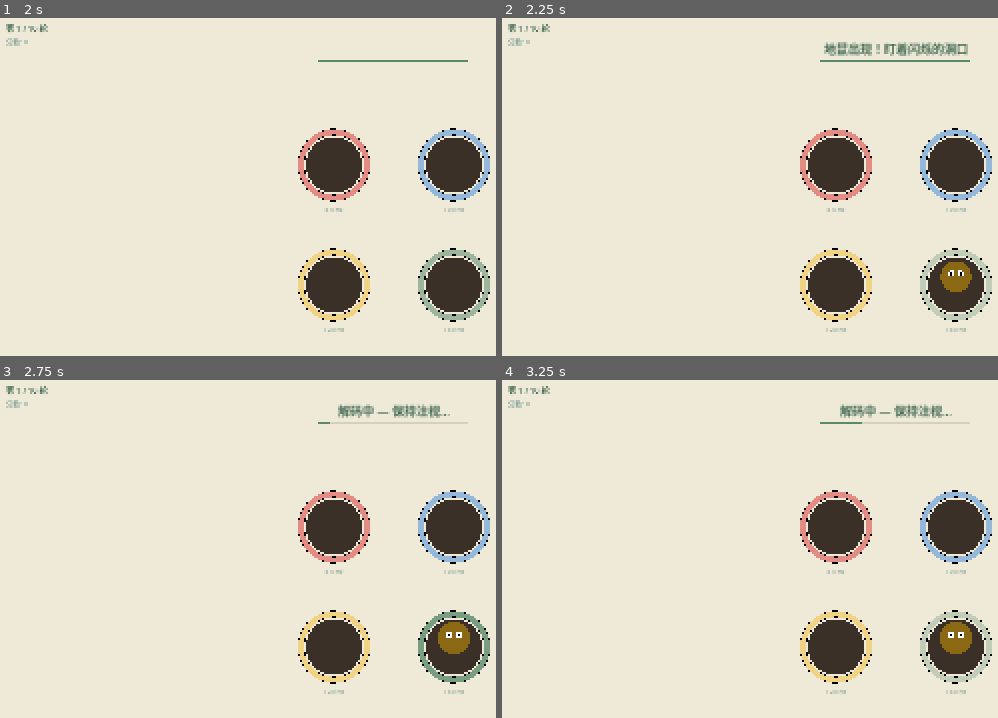
Above: before the commit, frames 1-4 (two rows, left to right).
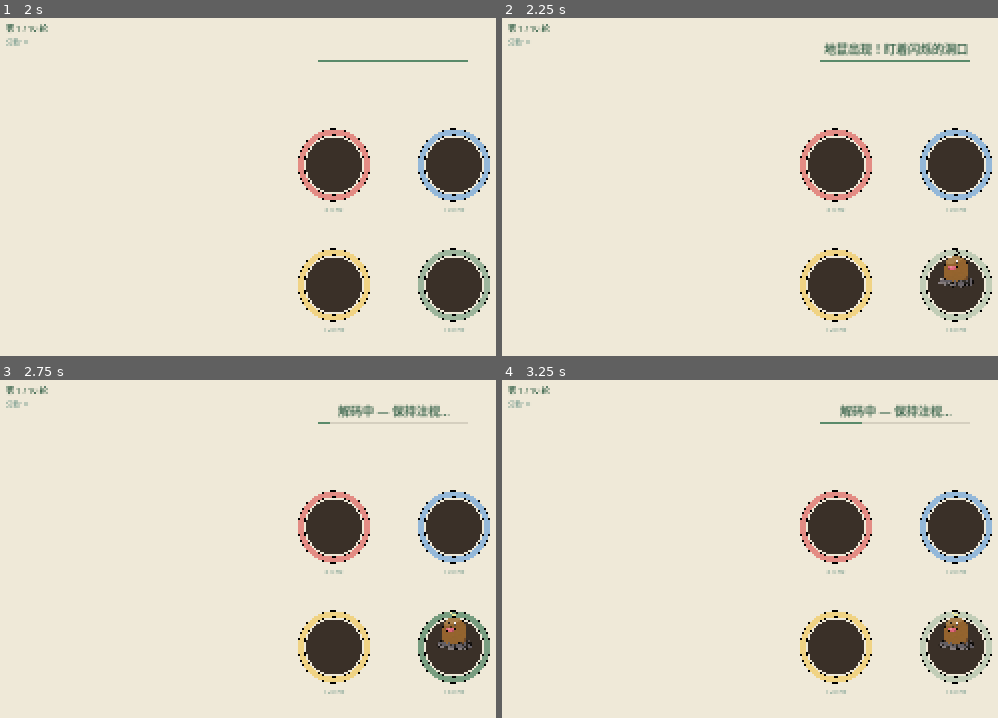
Above: after the commit, the same moments.

Repository: sssd903-tju/MetaBCI_Game
Game: Godot game, scene res://scenes/ssvep/SSVEPGame.tscn
The game is run twice, just before and just after one commit, with the same random seed, the same clock (stepped at 60 frames per second) and the same inputs. This scene is started directly instead of the project's main scene.
Inputs:
- Up to frame 1 (2 s): tap Enter (ui_accept) at 0.5, 0.77, 1.52 s; hold Up (ui_up) 0.53-1.28 s; tap 1 at 0.6 s; hold Down (ui_down) from 1.28 s (still down); tap 2 at 1.35 s
- Up to frame 2 (2.25 s): release Down (ui_down) at 2.03 s; hold Up (ui_up) from 2.03 s (still down); tap 3 at 2.1 s
- Up to frame 3 (2.75 s): keep holding Up (ui_up)
- Up to frame 4 (3.25 s): keep holding Up (ui_up); tap 4 at 2.85 s; tap Enter (ui_accept) at 3.02 s

Frame 1 is identical in both runs. In frame 2, 0.5% of the frame differs, in the area x 87-96%, y 68-82%; in frame 3, 0.6%, in the area x 88-96%, y 68-82%; in frame 4, 0.6%.

Commit message:
feat: 地鼠使用贴图 + 弹出动画 (Y方向缩放)
- 加载 assets/textures/mole.png
- 自动缩放到洞口大小
- 弹出/缩回: Y方向缩放 0→1
- 洞口深色圆覆盖地鼠底部，模拟钻出效果

Diff:
--- a/scripts/paradigms/ssvep/entities/mole_hole.gd
+++ b/scripts/paradigms/ssvep/entities/mole_hole.gd
@@ -1,26 +1,39 @@
 extends Node2D
 class_name MoleHole
-## MoleHole — 单个洞口：闪烁环 + 地鼠 + 洞口
+## MoleHole — 单个洞口：闪烁环 + 贴图地鼠 + 洞口
 
-# SSVEP 闪烁频率 (Hz)
 @export var frequency: float = 10.0
-
-# 闪烁颜色
 @export var flicker_color := Color.WHITE
-
-# 洞口尺寸
 @export var hole_radius := 60.0
 @export var ring_width := 12.0
 
 var mole_visible: bool = false
-var _mole_scale: float = 0.0  # 0=隐藏, 1=完全冒出
+var _mole_scale: float = 0.0
 var _flicker_brightness: float = 0.5
 var _label: Label
+var _mole_sprite: Sprite2D
 
 
 func _ready() -> void:
+	_setup_mole_sprite()
 	_setup_label()
 	queue_redraw()
+
+
+func _setup_mole_sprite() -> void:
+	_mole_sprite = Sprite2D.new()
+	_mole_sprite.name = "MoleSprite"
+	var tex := load("res://assets/textures/mole.png") as Texture2D
+	if tex:
+		_mole_sprite.texture = tex
+		# 缩放适配洞口
+		var target_w := hole_radius * 2.0
+		_mole_sprite.scale = Vector2.ONE * (target_w / maxf(tex.get_width(), 1.0))
+		# 锚点底部居中
+		_mole_sprite.offset = Vector2(0, -tex.get_height() * _mole_sprite.scale.y / 2.0)
+	_mole_sprite.position = Vector2(0, -hole_radius * 0.5)
+	_mole_sprite.visible = false
+	add_child(_mole_sprite)
 
 
 func _setup_label() -> void:
@@ -35,15 +48,17 @@
 
 
 func _process(delta: float) -> void:
-	# 正弦波闪烁
 	var t: float = Time.get_ticks_msec() / 1000.0
 	_flicker_brightness = (sin(t * frequency * TAU) + 1.0) / 2.0
 
-	# 地鼠动画
 	if mole_visible and _mole_scale < 1.0:
 		_mole_scale = minf(1.0, _mole_scale + delta * 4.0)
 	elif not mole_visible and _mole_scale > 0.0:
 		_mole_scale = maxf(0.0, _mole_scale - delta * 6.0)
+
+	# 更新地鼠贴图
+	_mole_sprite.visible = _mole_scale > 0.01
+	_mole_sprite.scale.y = absf(_mole_sprite.scale.x) * _mole_scale  # Y 方向弹出
 
 	queue_redraw()
 
@@ -54,34 +69,19 @@
 	flicker_c.a = 0.3 + _flicker_brightness * 0.5
 	var ring_outer := hole_radius + ring_width
 	draw_circle(Vector2.ZERO, ring_outer, flicker_c)
-	# 环内侧挖空
 	draw_circle(Vector2.ZERO, hole_radius, GlobalConfig.BG_WARM_CREAM)
 
 	# 环线
 	draw_arc(Vector2.ZERO, hole_radius, 0, TAU, 32, Color.BLACK, 1.0)
 	draw_arc(Vector2.ZERO, ring_outer, 0, TAU, 32, Color.BLACK, 1.0)
 
-	# 洞口 (深色椭圆)
+	# 洞口 (覆盖地鼠底部)
 	draw_circle(Vector2.ZERO, hole_radius - 4, Color("3A3028"))
 
-	# 地鼠 (棕色圆，随 _mole_scale 冒出)
-	if _mole_scale > 0.01:
-		var mr := hole_radius * 0.55 * _mole_scale
-		draw_circle(Vector2(0, -hole_radius * 0.3 * _mole_scale), mr, Color("8B6914"))
-		# 眼睛
-		if _mole_scale > 0.5:
-			var eye_y := -hole_radius * 0.3 * _mole_scale - mr * 0.2
-			draw_circle(Vector2(-mr * 0.3, eye_y), mr * 0.2, Color.WHITE)
-			draw_circle(Vector2(mr * 0.3, eye_y), mr * 0.2, Color.WHITE)
-			draw_circle(Vector2(-mr * 0.3, eye_y), mr * 0.1, Color.BLACK)
-			draw_circle(Vector2(mr * 0.3, eye_y), mr * 0.1, Color.BLACK)
 
-
-## 显示地鼠
 func show_mole() -> void:
 	mole_visible = true
 
 
-## 隐藏地鼠
 func hide_mole() -> void:
 	mole_visible = false
Binary file added: assets/textures/mole.png
Not shown: 1 places in scenes/ssvep/MindSnakeGame.tscn that only renumber resources
